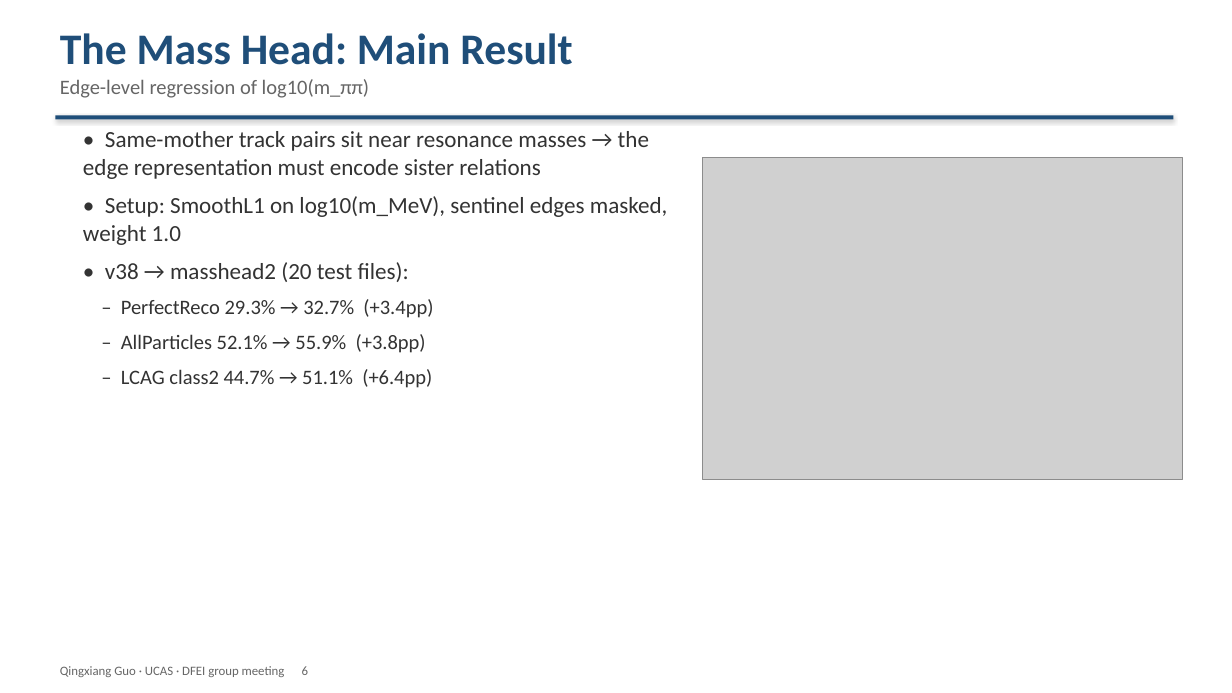
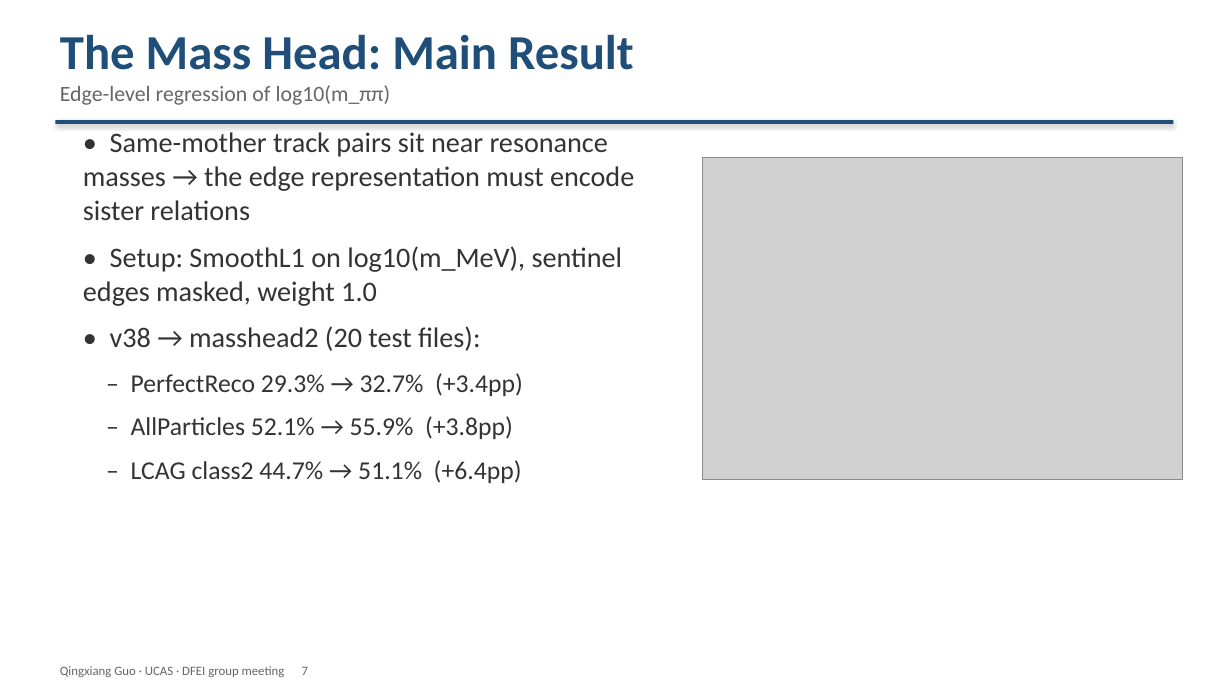
Before and after one commit to Aniedrew/dfei_ift, a slide deck: slide 7 of meeting_figs/DFEI_progress_20260902_EN.pptx (slide 6 before the commit). Drawn at 1232x693 pixels with LibreOffice and Linux fonts; fonts in the diff are those of the drawing; grey boxes stand for pictures. Boxes give left, top, right and bottom in pixels: in the first picture for what was removed or moved away, otherwise in the second. Text is boxed around its words. In the diff, an @@ line names an element or a change of style, - is before the commit and + after.

```diff
--- a/meeting_figs/DFEI_progress_20260902_EN.pptx
+++ b/meeting_figs/DFEI_progress_20260902_EN.pptx
@@ text "The Mass Head: Main Result" at (60, 34, 634, 105): size 34 to 38 pt in "The Mass Head: Main Result"; size 16 to 17 pt in "Edge-level regression of log10(m_ππ)" @@
@@ rectangle: place and size @@
-rectangle at (55, 116, 1174, 119)
+rectangle at (55, 120, 1174, 124)
@@ text "• Same-mother track pairs sit ..." at (83, 132, 634, 483): size 18 to 22 pt in "• Same-mother track pairs sit near resonance ...", "• Setup: SmoothL1 on log10(m_MeV), sentinel edges ...", "• v38 → masshead2 (20 test files):"; size 16 to 20 pt in "– PerfectReco 29.3% → 32.7% (+3.4pp)", "– AllParticles 52.1% → 55.9% (+3.8pp)", "– LCAG class2 44.7% → 51.1% (+6.4pp)"; more space between paragraphs @@
@@ text at (60, 666, 308, 677): text changed @@
-Qingxiang Guo · UCAS · DFEI group meeting 6
+Qingxiang Guo · UCAS · DFEI group meeting 7
```
Also in this commit, not shown: 10 other slides changed, 1 slide added, 2 other files.
